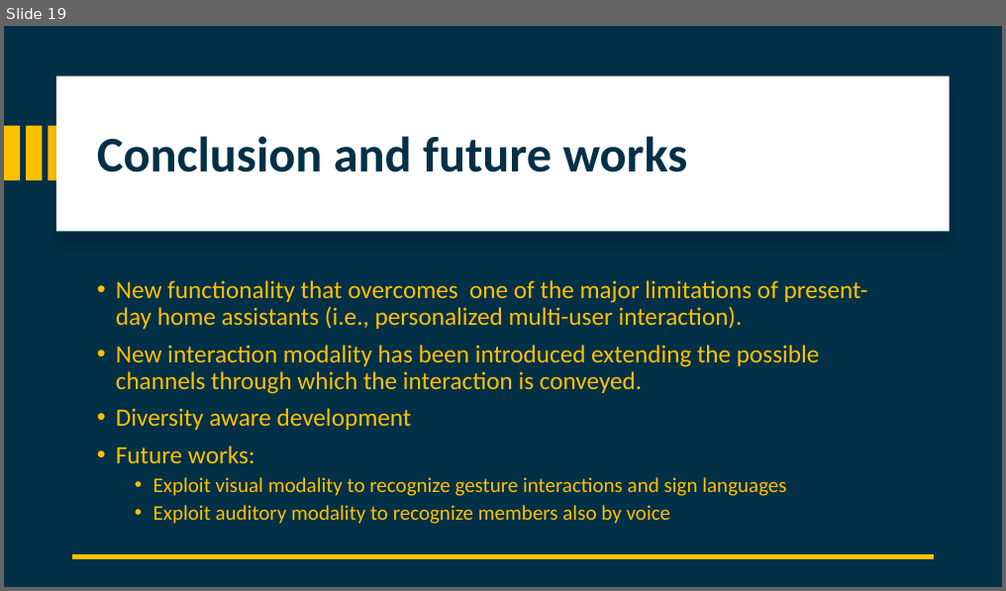
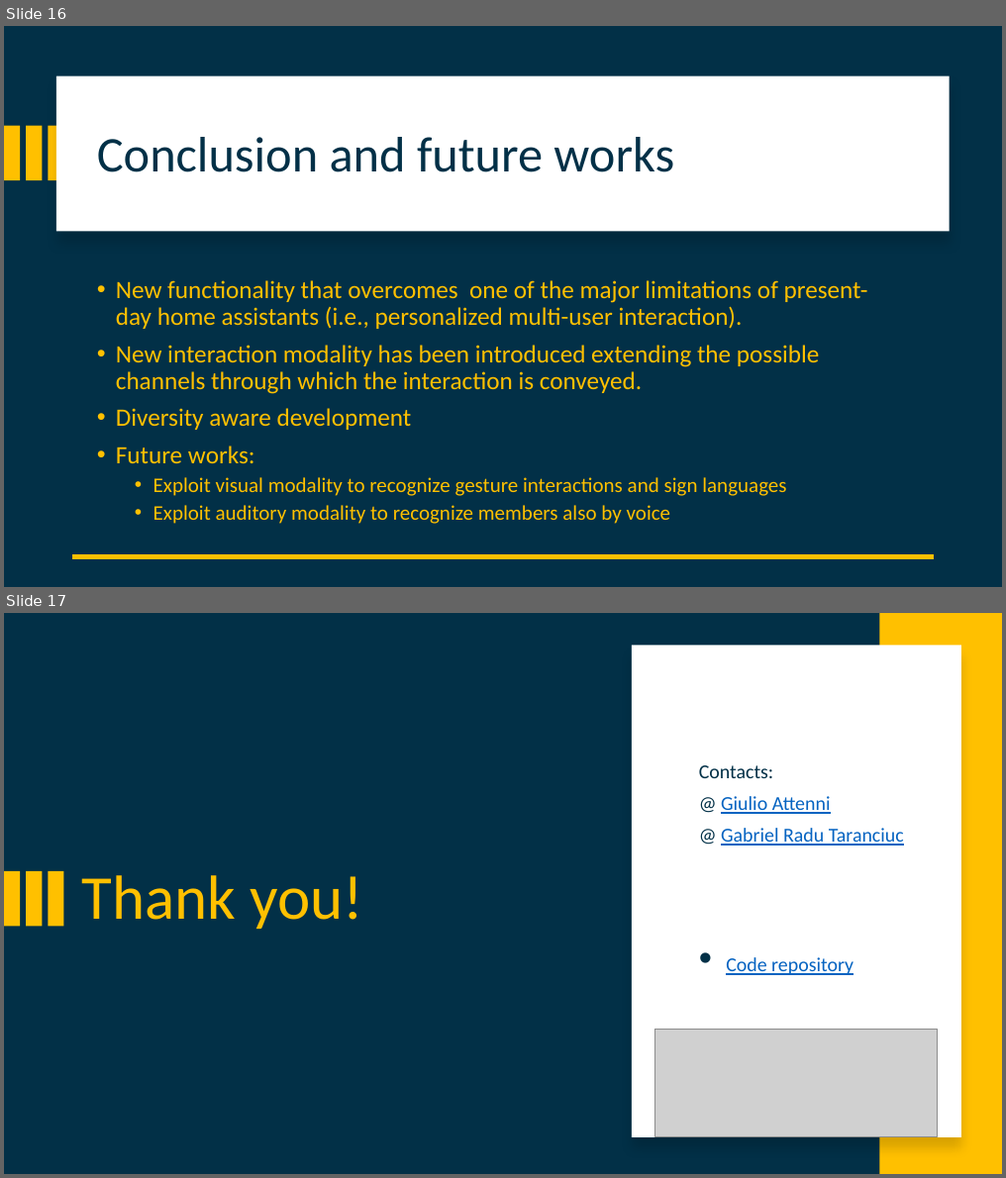
Before and after one commit to attennig/MultimodalMultiuserHomeAssistant, a slide deck: Multimodal personalized multiuser Home Assistant.pptx. Shown one above the other, each under a label of ours: slide 19 before the commit, slides 16 and 17 after it. The pictures are 1006x591 and 1006x1178 pixels, drawn with LibreOffice and Linux fonts; fonts in the diff are those of the drawing; grey boxes stand for pictures. Boxes give left, top, right and bottom in pixels: in the first picture for what was removed or moved away, otherwise in the second. Text is boxed around its words. In the diff, an @@ line names an element or a change of style, - is before the commit and + after.

```diff
--- a/Multimodal personalized multiuser Home Assistant.pptx
+++ b/Multimodal personalized multiuser Home Assistant.pptx
@@ slide 17 added at (4, 613, 1002, 1174), background #023047 @@
@@ rectangle added at (880, 613, 1002, 1174), fill #FFC000 @@
@@ rectangle added at (632, 646, 961, 1138), fill #FFFFFF @@
@@ text added at (699, 765, 904, 975), 19 pt, text #0563C1, underline @@
+Contacts:
+@ Giulio Attenni
+@ Gabriel Radu Taranciuc
+• Code repository
@@ rectangle added at (4, 871, 20, 927), fill #FFC000 @@
@@ rectangle added at (26, 871, 42, 927), fill #FFC000 @@
@@ rectangle added at (49, 871, 63, 927), fill #FFC000 @@
@@ title added at (82, 875, 364, 929), 60 pt, text #FFC000 @@
+Thank you!
@@ picture added at (655, 1029, 938, 1138) @@
@@ what was slide 19 is now slide 16 @@
@@ slide 16 changed as well @@
@@ title "Conclusion and future works" at (97, 137, 674, 173): bold off @@
```
Also in this commit, not shown: 12 other slides changed, 3 other slides added, 6 slides removed, 1 other file.
